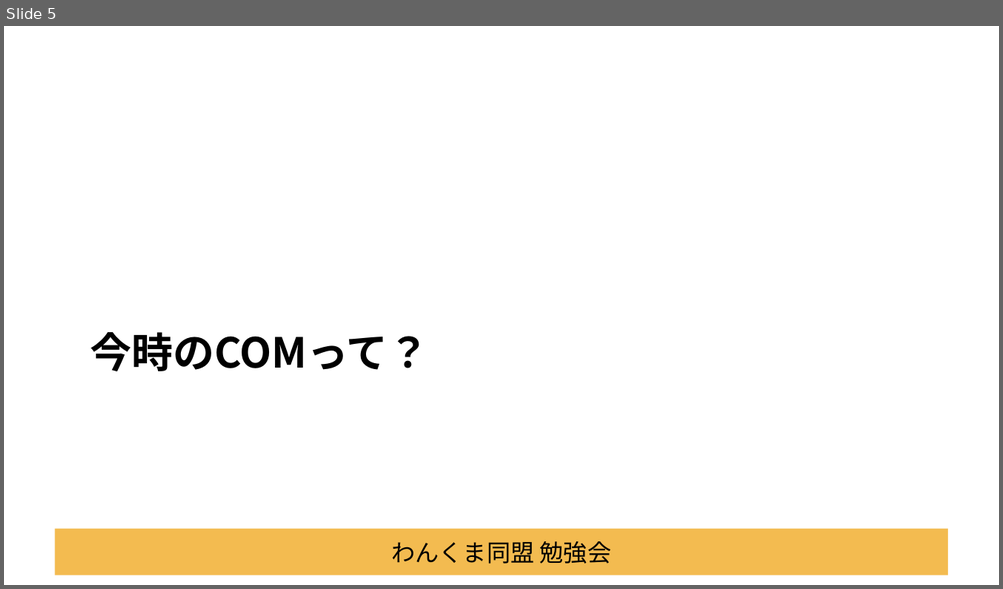
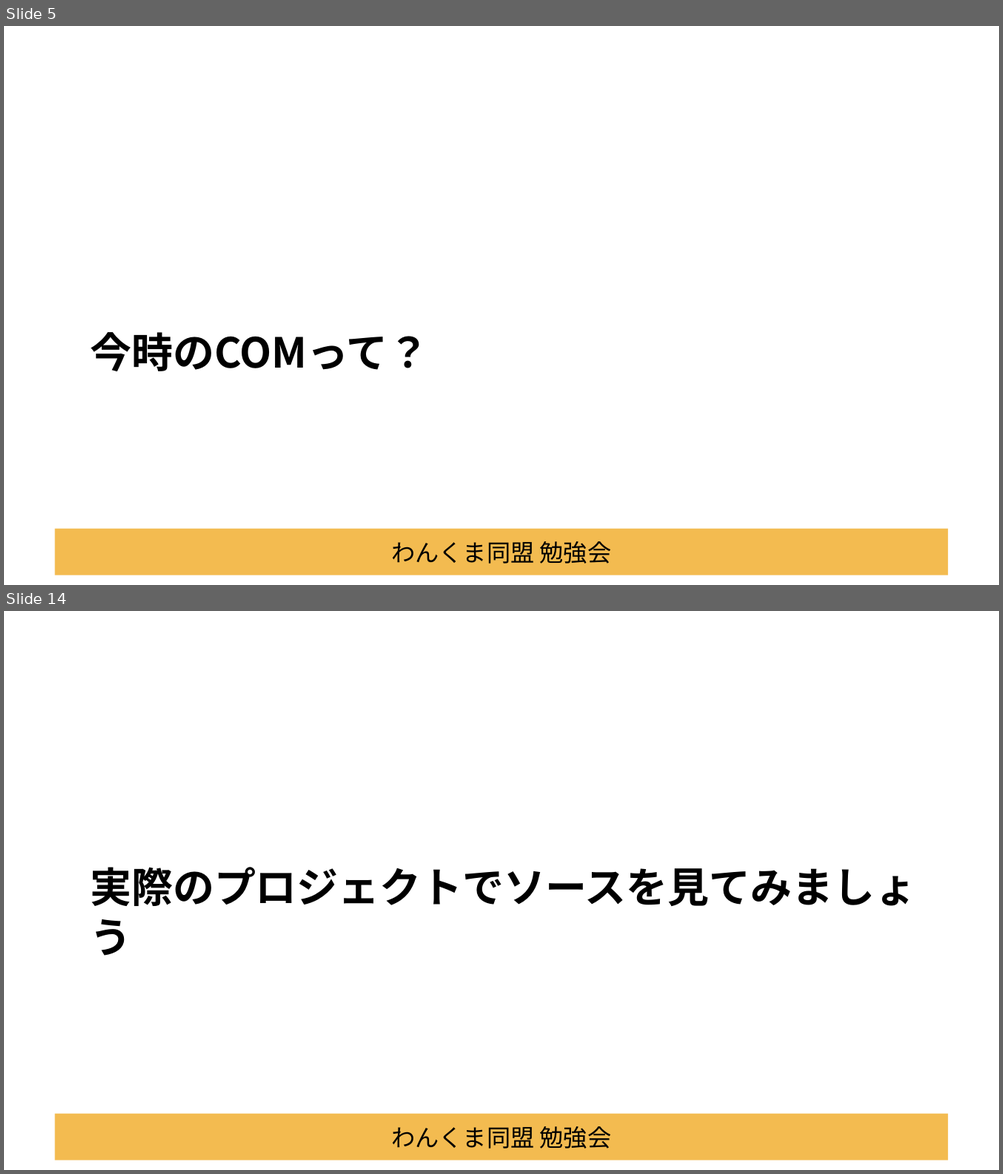
Before and after one commit to Tocchann/dotnetlab202009, a slide deck: Documents/セッション資料.pptx. Shown one above the other, each under a label of ours: slide 5 before the commit, slides 5 and 14 after it; the slides between them are not shown. The pictures are 1003x589 and 1003x1174 pixels, drawn with LibreOffice and Linux fonts; fonts in the diff are those of the drawing; background and template pictures are left out. Boxes give left, top, right and bottom in pixels: in the first picture for what was removed or moved away, otherwise in the second. Text is boxed around its words. In the diff, an @@ line names an element or a change of style, - is before the commit and + after.

```diff
--- a/Documents/セッション資料.pptx
+++ b/Documents/セッション資料.pptx
@@ slide 14 added at box(4, 611, 999, 1170), background #FFFFFF; not listed: 1 template element that a slide beside it also shows @@
@@ title added at box(90, 867, 916, 956), 40 pt, text #000000, bold @@
+実際のプロジェクトでソースを見てみましょう
```
Also in this commit, not shown: 5 slides changed, 8 other slides added, 5 other files.
